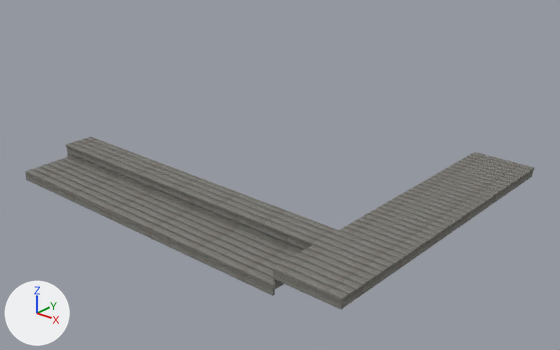
The Blender file exterior.blend: old version first, new version second.
Camera for both pictures: a 50 mm lens placed at (9.9, -9.15, 5.96), pointed at (1.09, 0.99, 0.19). The axes (+X, +Y, +Z) are drawn at lower left. The lights are the same throughout.
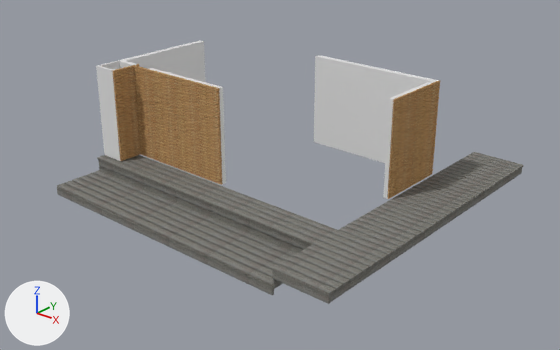
Where the newer file only moved an object's origin or applied its transform, the numbers keep the older frame.

What differs and where, as boxes (x1, y1, x2, y2) in the pictures (560 x 350 px):
'Cube.001', mesh rescaled (9% narrower, 13% shorter)
    before: (66, 137, 534, 301)
    after: (97, 152, 524, 295)
'Cube', moved, rescaled (12% narrower, 10% shorter)
    before: (26, 157, 298, 287)
    after: (57, 170, 297, 287)
'Cube.011', added
    after: (314, 55, 439, 199)
'Cube.008', added (brown)
    after: (134, 65, 222, 184)
'Cube.009', added (brown)
    after: (388, 80, 440, 199)
'Cube.013', added
    after: (96, 40, 206, 161)
'Cube.002', moved, rescaled (13% narrower, 12% shorter)
    before: (67, 147, 312, 253)
    after: (98, 160, 311, 253)
'Cube.006', moved
    before: (343, 171, 533, 308)
    after: (331, 168, 522, 302)
'Cube.007', moved, rescaled (13% narrower, 13% shorter)
    before: (25, 173, 275, 296)
    after: (57, 188, 274, 295)
'Cube.010', added (brown)
    after: (112, 64, 140, 161)
'Cube.004', moved, rescaled (17% narrower, 15% shorter)
    before: (274, 271, 344, 310)
    after: (273, 271, 331, 304)
'Cube.012', added
    after: (149, 68, 226, 185)

The change, as a list of edits to the scene's bpy script:
```text
Change me_cube_001:
    where me_cube_001.from_pydata(...)  # 304 vertices, 228 faces; spans x -11.4..1.0, y -1.0..86.1, z -1.0..1.0
    used by ob_cube_001; location = (4.03, -1.76, 0.28); scale = (0.623, 0.0693, 0.0201)
    me_cube_001 part 1: the whole mesh is scaled about its middle by (0.834, 1, 1), then moved by (0.7, 0.0, 0.0)
Change ob_cube_007:
    ob_cube_007.location: (0.18, -1.82, -0.1) -> (0.7, -1.82, -0.1)
    ob_cube_007.scale: (3.23, 0.0693, 0.0201) -> (2.7, 0.0693, 0.0201)
Change ob_cube_006:
    ob_cube_006.location: (4.62, 1.18, 0.19) -> (4.41, 1.18, 0.19)
Change ob_cube_004:
    ob_cube_004.location: (4.04, -1.82, 0.19) -> (3.92, -1.82, 0.19)
    ob_cube_004.scale: (-0.611, 0.0693, 0.0201) -> (-0.51, 0.0693, 0.0201)
Change ob_cube_002:
    ob_cube_002.location: (0.18, -0.84, 0.03) -> (0.7, -0.84, 0.03)
    ob_cube_002.scale: (3.23, 0.0693, 0.0201) -> (2.7, 0.0693, 0.0201)
Change ob_cube:
    ob_cube.location: (0.18, -1.76, 0.0) -> (0.7, -1.76, 0.0)
    ob_cube.scale: (3.23, 0.0693, 0.0201) -> (2.7, 0.0693, 0.0201)
Add ob_cube_008:
    ob_cube_008 = bpy.data.objects.new('Cube.008', me_cube_008)  # a box spanning x -1.0..1.0, y -1.0..1.0, z -1.0..1.0; in mat_material_001 (picture img_texturescom_woodplanksclean0082_1_seamless_s_jpg); modifiers ARRAY
    ob_cube_008.location = (-0.35, -0.23, 0.34)
    ob_cube_008.scale = (1.12, 0.018, 0.0241)
Add ob_cube_009:
    ob_cube_009 = bpy.data.objects.new('Cube.009', me_cube_009)  # a box spanning x -0.05..1.0, y -1.0..1.0, z -1.0..1.0; in mat_material_001 (picture img_texturescom_woodplanksclean0082_1_seamless_s_jpg); modifiers ARRAY
    ob_cube_009.location = (3.36, 2.58, 0.34)
    ob_cube_009.rotation_euler = (0.0, 0.0, -1.571)  # degrees (0, 0, -90)
    ob_cube_009.scale = (1.38, 0.0128, 0.0241)
Add ob_cube_010:
    ob_cube_010 = bpy.data.objects.new('Cube.010', me_cube_010)  # a box spanning x 0.49..1.02, y -1.0..1.0, z -1.0..1.0; in mat_material_001 (picture img_texturescom_woodplanksclean0082_1_seamless_s_jpg); modifiers ARRAY
    ob_cube_010.location = (-1.47, 0.44, 0.34)
    ob_cube_010.rotation_euler = (0.0, 0.0, -1.571)  # degrees (0, 0, -90)
    ob_cube_010.scale = (1.12, 0.018, 0.0241)
Add ob_cube_011:
    ob_cube_011 = bpy.data.objects.new('Cube.011', me_cube_011)  # 24 vertices, 22 faces; spans x -66.5..1.0, y -1.0..1.2, z -1.0..42.6
    ob_cube_011.location = (3.3, 1.87, 0.34)
    ob_cube_011.scale = (0.0395, 0.659, 0.041)
Add ob_cube_012:
    ob_cube_012 = bpy.data.objects.new('Cube.012', me_cube_012)  # 12 vertices, 10 faces; spans x -1.0..1.0, y -1.0..1.0, z -1.0..38.8
    ob_cube_012.location = (-0.17, -0.16, 0.34)
    ob_cube_012.scale = (0.932, 0.0451, 0.0451)
Add ob_cube_013:
    ob_cube_013 = bpy.data.objects.new('Cube.013', me_cube_013)  # 64 vertices, 56 faces; spans x -1.0..1.0, y -12.1..47.3, z -1.0..38.9
    ob_cube_013.location = (-1.74, -0.16, 0.34)
    ob_cube_013.scale = (0.246, 0.0451, 0.0451)
```
